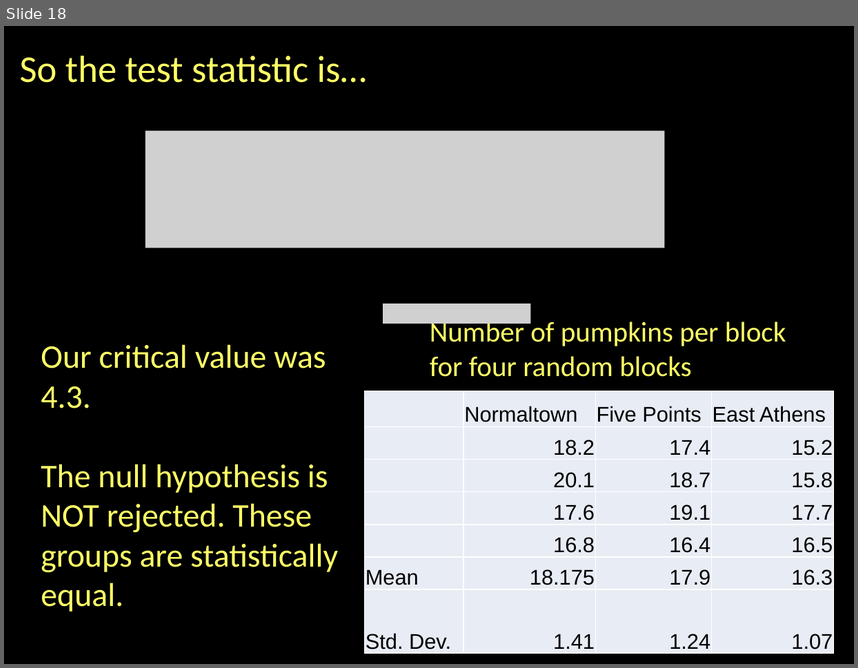
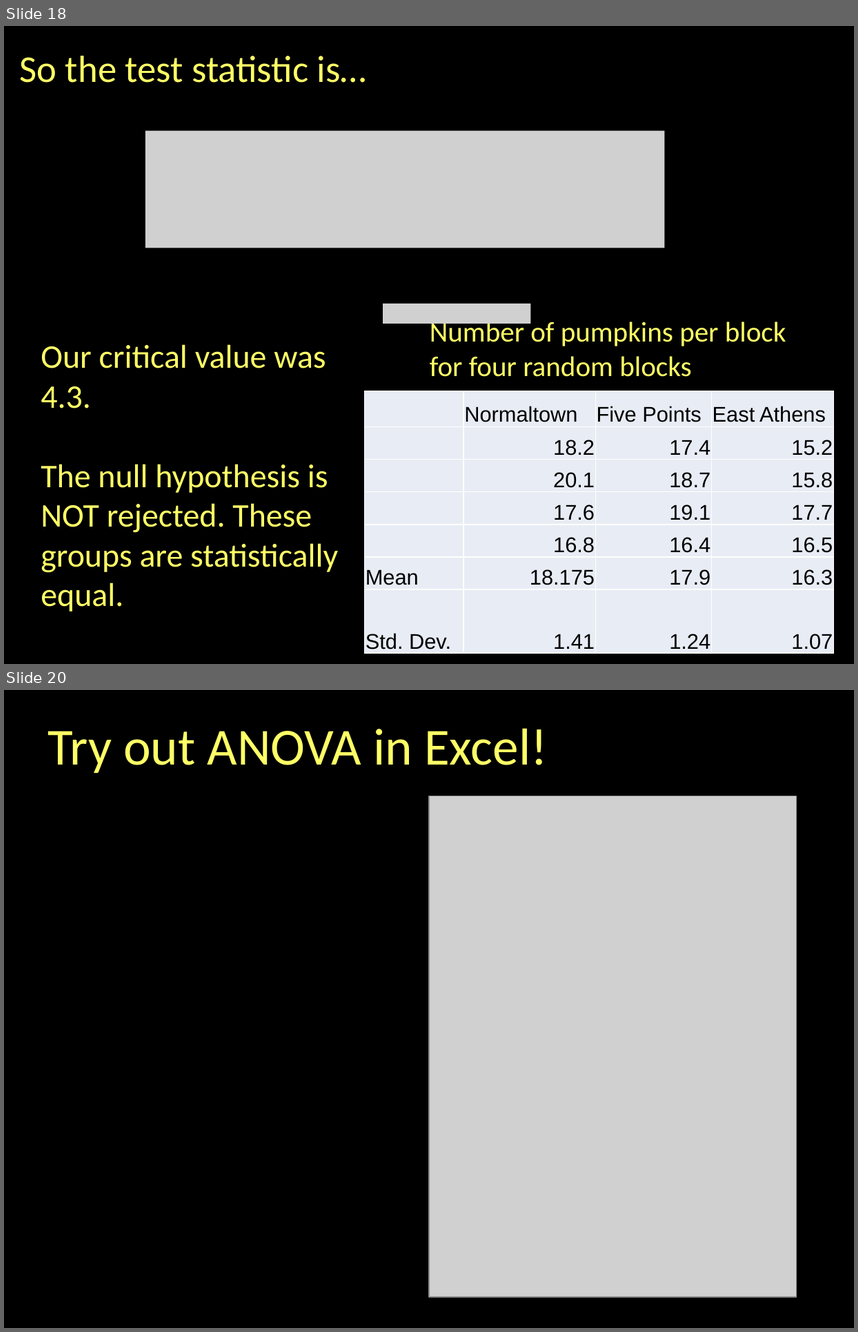
Before and after one commit to jshannon75/geog4300, a slide deck: slides/geog4300_f19_L12-1 ANOVA.pptx. Shown one above the other, each under a label of ours: slide 18 before the commit, slides 18 and 20 after it; the slides between them are not shown. The pictures are 858x668 and 858x1332 pixels, drawn with LibreOffice and Linux fonts; fonts in the diff are those of the drawing; grey boxes stand for pictures. Boxes give left, top, right and bottom in pixels: in the first picture for what was removed or moved away, otherwise in the second. Text is boxed around its words. In the diff, an @@ line names an element or a change of style, - is before the commit and + after.

```diff
--- a/slides/geog4300_f19_L12-1 ANOVA.pptx
+++ b/slides/geog4300_f19_L12-1 ANOVA.pptx
@@ slide 20 added at (4, 690, 854, 1328), background #000000 @@
@@ text added at (48, 728, 548, 773), 44 pt, text #FFFF66 @@
+Try out ANOVA in Excel!
@@ picture added at (429, 796, 796, 1297) @@
```
Also in this commit, not shown: 1 slide changed, 16 other slides added, 6 other files.
